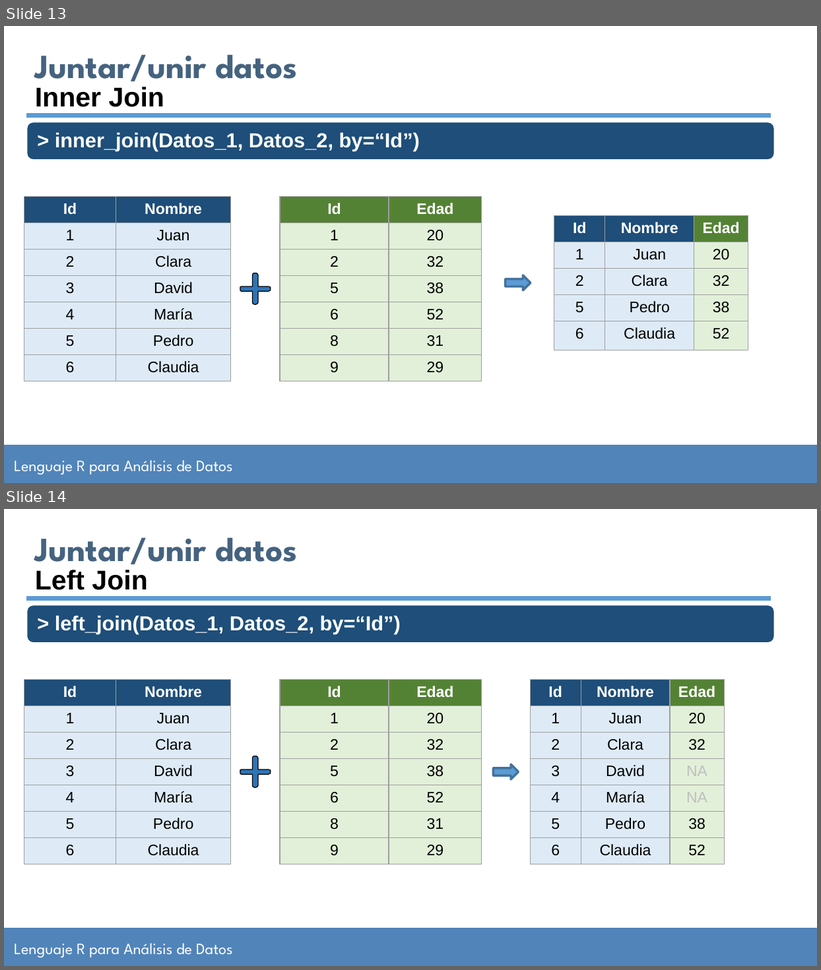
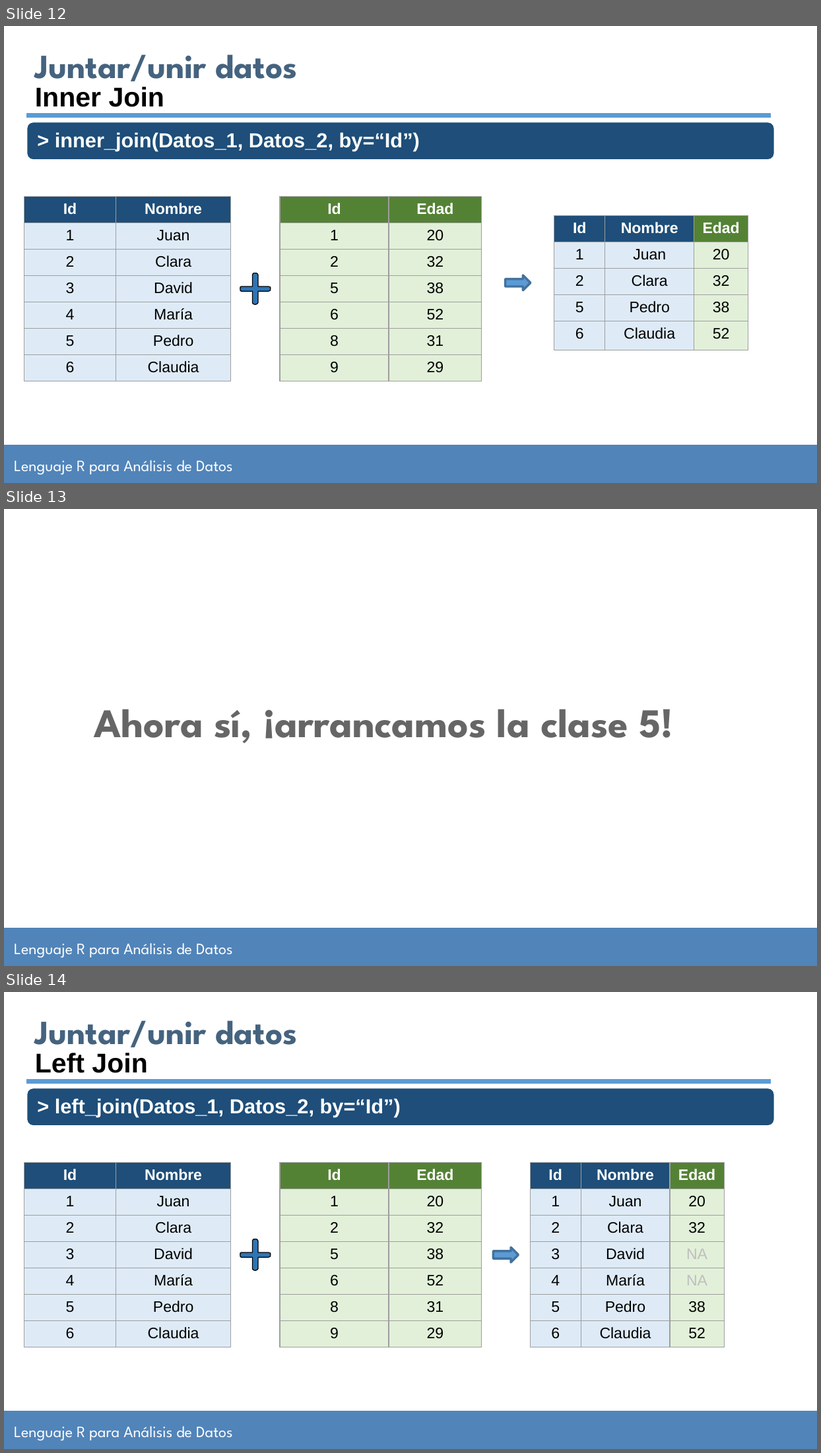
Before and after one commit to jsgarriga/curso-analisis-datos-r, a slide deck: Clase 5-ADR-06-09-2023/ManualAlumnoR_clase5.pptx. Shown one above the other, each under a label of ours: slides 13 and 14 before the commit, slides 12, 13 and 14 after it. The pictures are 821x970 and 821x1453 pixels, drawn with LibreOffice and Linux fonts; fonts in the diff are those of the drawing; background and template pictures are left out. Boxes give left, top, right and bottom in pixels: in the first picture for what was removed or moved away, otherwise in the second. Text is boxed around its words. In the diff, an @@ line names an element or a change of style, - is before the commit and + after.

```diff
--- a/Clase 5-ADR-06-09-2023/ManualAlumnoR_clase5.pptx
+++ b/Clase 5-ADR-06-09-2023/ManualAlumnoR_clase5.pptx
@@ slide 13 added at <box>4,509,817,966</box>, background #FFFFFF; not listed: 2 template elements that a slide beside it also shows @@
@@ text added at <box>94,709,674,743</box>, 36 pt, text #666666, bold @@
+Ahora sí, ¡arrancamos la clase 5!
@@ what was slide 13 is now slide 12 @@
```
Also in this commit, not shown: 1 slide changed, 1 other slide added, 5 slides removed.
